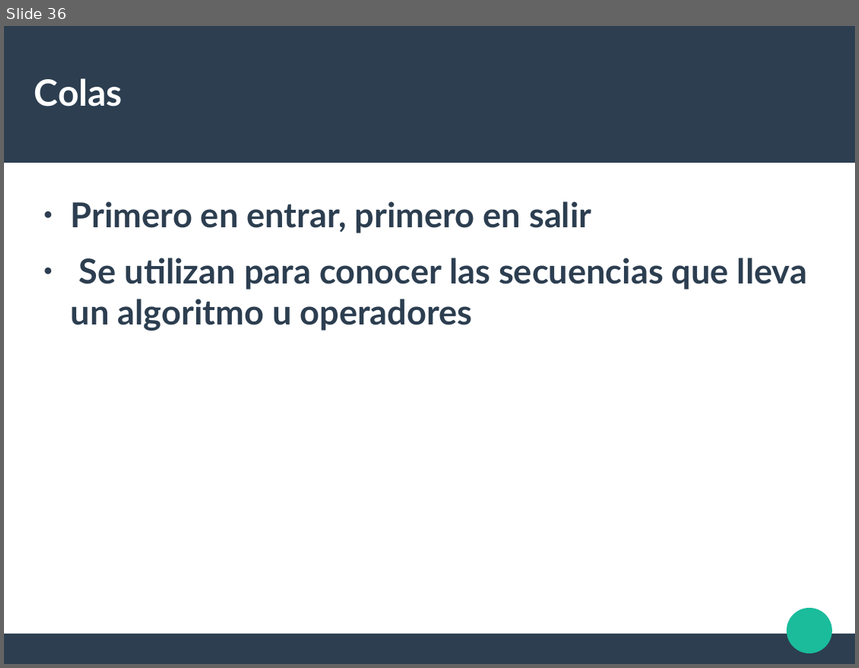
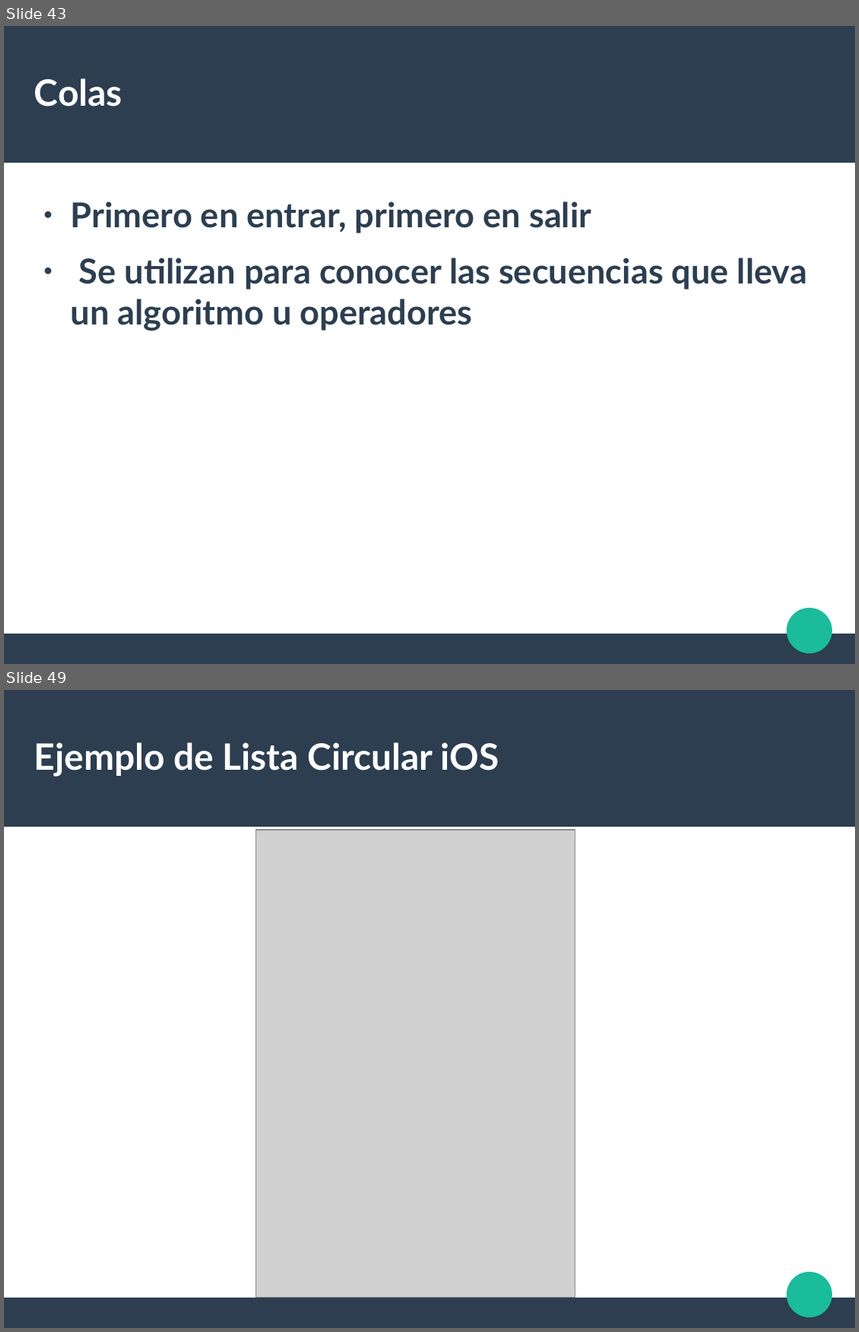
Before and after one commit to liowiki/EDA1-20192, a slide deck: Tema1.odp. Shown one above the other, each under a label of ours: slide 36 before the commit, slides 43 and 49 after it; the slides between them are not shown. The pictures are 859x668 and 859x1332 pixels, drawn with LibreOffice and Linux fonts; fonts in the diff are those of the drawing; grey boxes stand for pictures. Boxes give left, top, right and bottom in pixels: in the first picture for what was removed or moved away, otherwise in the second. Text is boxed around its words. In the diff, an @@ line names an element or a change of style, - is before the commit and + after.

```diff
--- a/Tema1.odp
+++ b/Tema1.odp
@@ slide 49 added at [4,690,855,1328], background #FFFFFF; not listed: 3 template elements that a slide beside it also shows @@
@@ title added at [34,742,500,777], 33.9 pt, text #FFFFFF, bold @@
+Ejemplo de Lista Circular iOS
@@ picture added at [256,830,576,1298] @@
@@ what was slide 36 is now slide 43 @@
```
Also in this commit, not shown: 11 other slides added.
